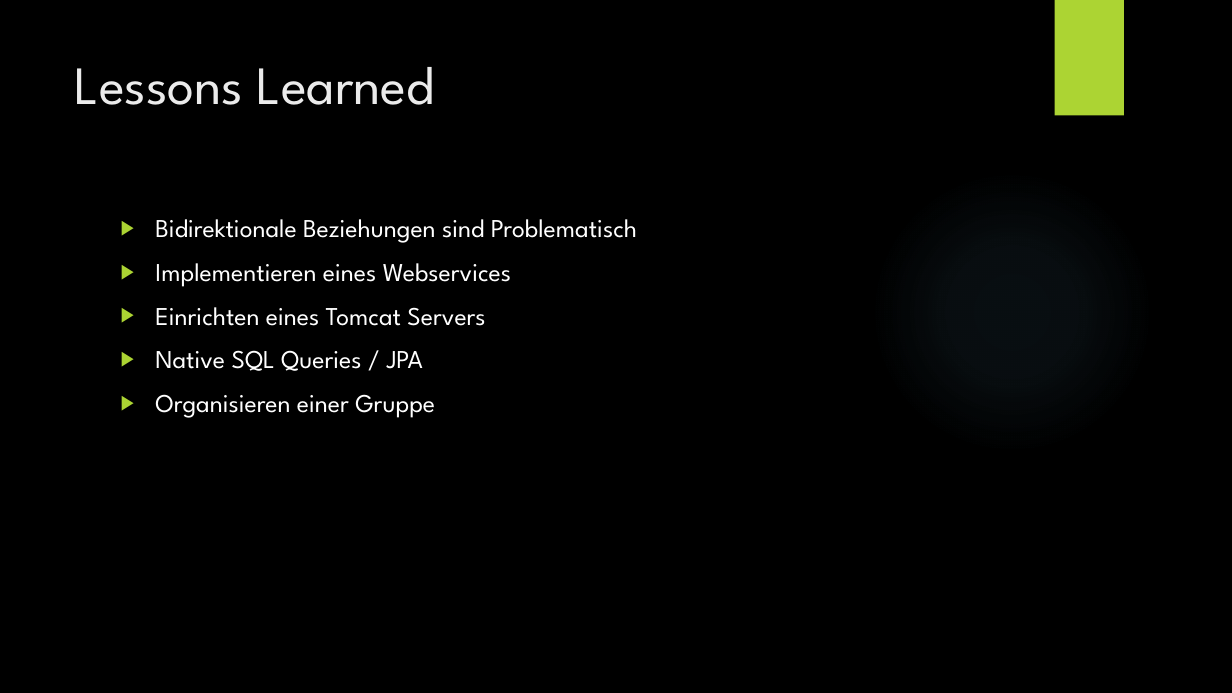
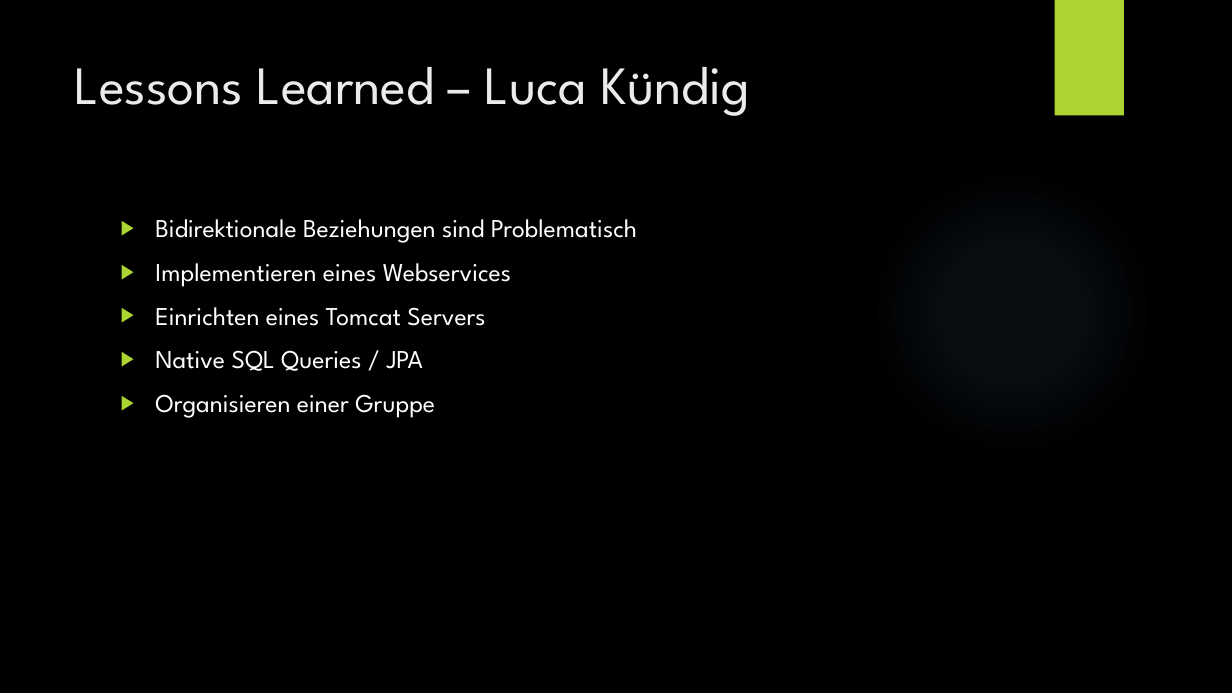
Before and after one commit to lucakuendig/INM21_Group_B, a slide deck: slide 13 of 06_Praesentation/Praesentation_Mangel_Manager.pptx. Drawn at 1232x693 pixels with LibreOffice and Linux fonts; fonts in the diff are those of the drawing; background and template pictures are left out. Boxes give left, top, right and bottom in pixels: in the first picture for what was removed or moved away, otherwise in the second. Text is boxed around its words. In the diff, an @@ line names an element or a change of style, - is before the commit and + after.

Commit message:
Updated Lessons learned

```diff
--- a/06_Praesentation/Praesentation_Mangel_Manager.pptx
+++ b/06_Praesentation/Praesentation_Mangel_Manager.pptx
@@ title at (75,67,750,116): text changed @@
-Lessons Learned
+Lessons Learned – Luca Kündig
```
Also in this commit, not shown: 4 other slides changed.
